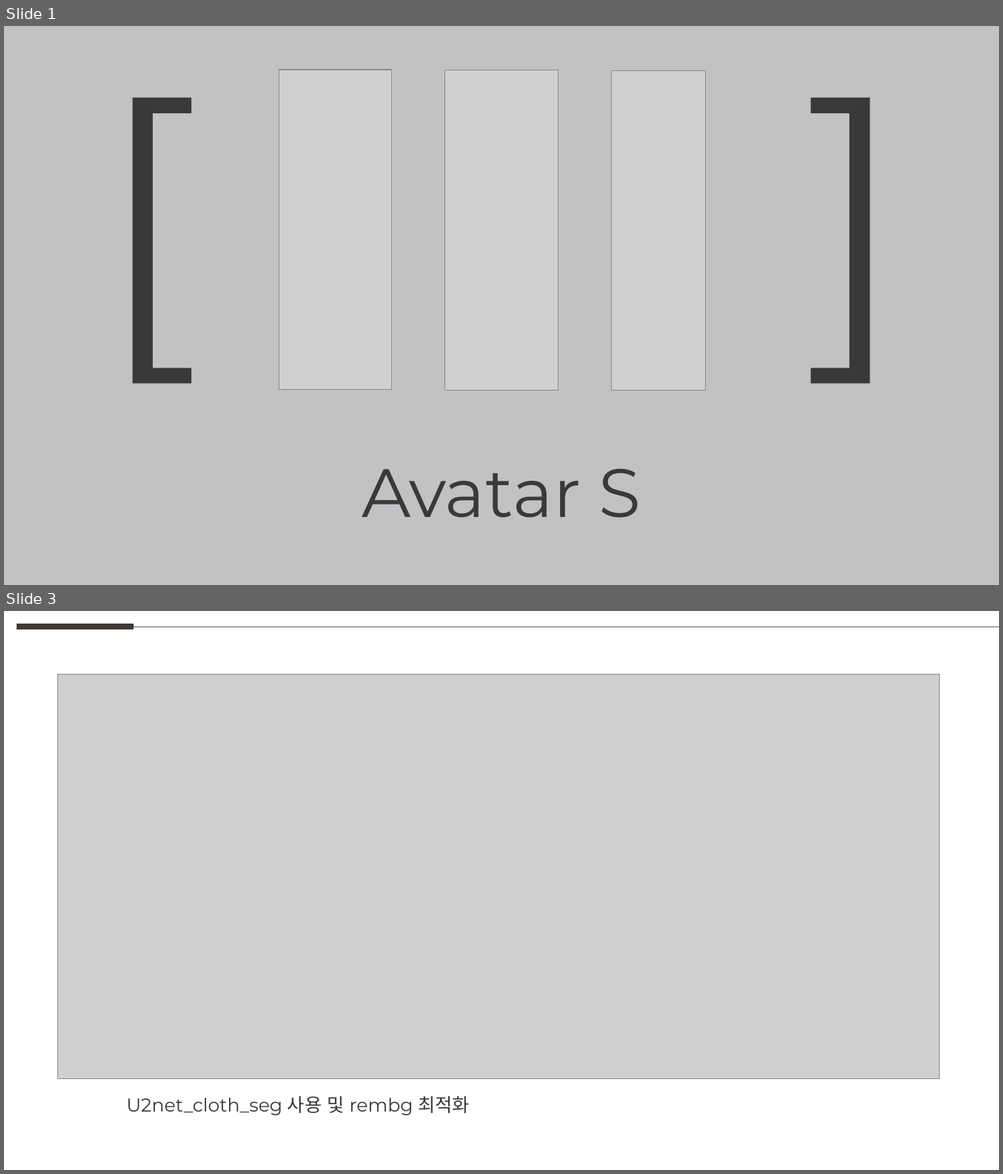
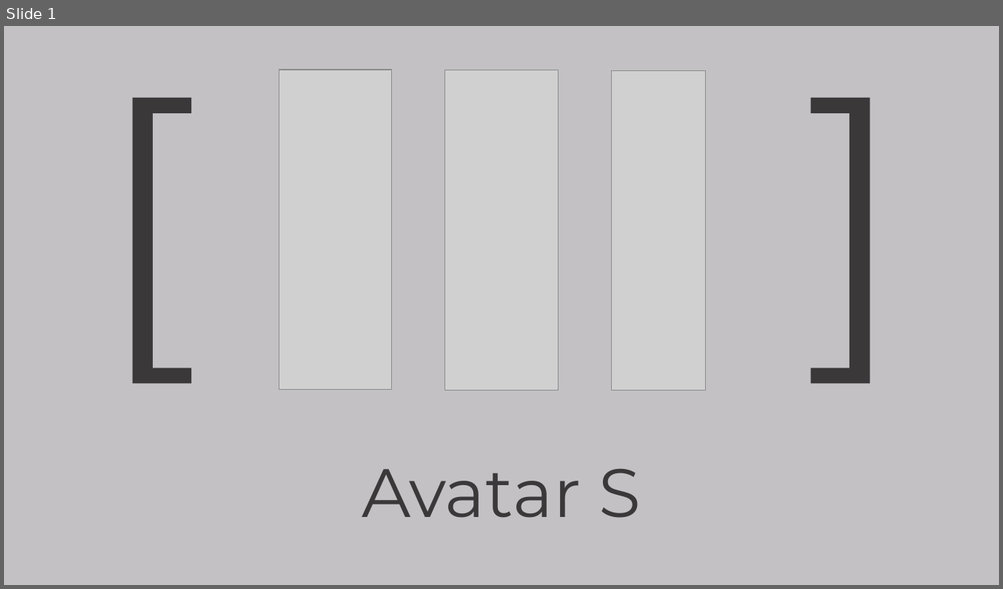
Before and after one commit to weaknessHero/Project_AvatarS, a slide deck: 발표자료/업데이트/LJHPPT.pptx. Shown one above the other, each under a label of ours: slides 1 and 3 before the commit, slide 1 after it; the slides between them are not shown. The pictures are 1003x1174 and 1003x589 pixels, drawn with LibreOffice and Linux fonts; fonts in the diff are those of the drawing; grey boxes stand for pictures. Boxes give left, top, right and bottom in pixels: in the first picture for what was removed or moved away, otherwise in the second. Text is boxed around its words. In the diff, an @@ line names an element or a change of style, - is before the commit and + after.

```diff
--- a/발표자료/업데이트/LJHPPT.pptx
+++ b/발표자료/업데이트/LJHPPT.pptx
@@ slide 3 removed at bbox=[4, 611, 999, 1170], background #FFFFFF @@
@@ line removed from (17, 627) to (134, 627) @@
@@ line removed from (134, 627) to (999, 627) @@
@@ picture removed at bbox=[58, 674, 939, 1079] @@
@@ text removed at bbox=[126, 1096, 469, 1116] @@
-U2net_cloth_seg 사용 및 rembg 최적화
```
Also in this commit, not shown: 1 slide changed, 1 slide added, 2 other files.
